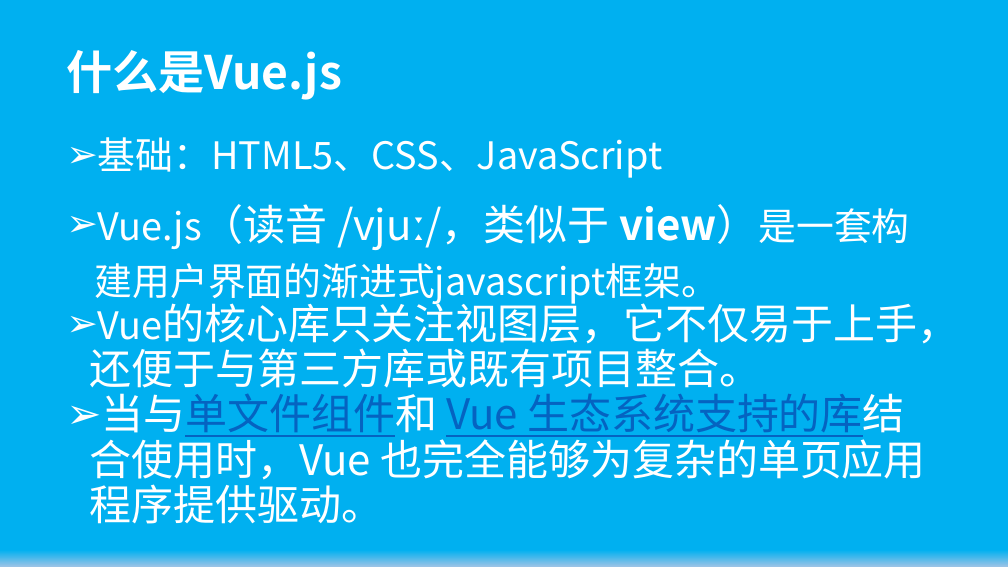
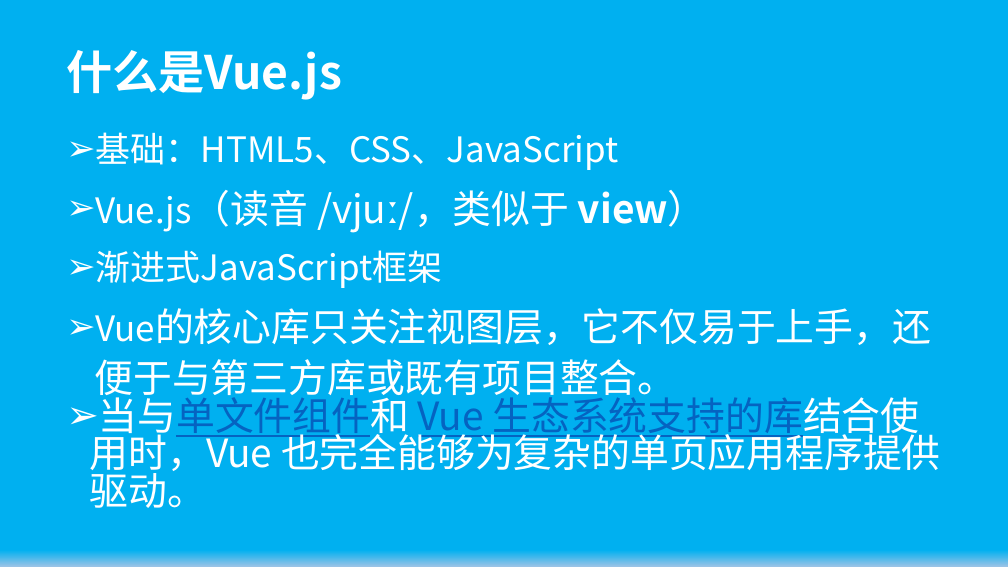
Before and after one commit to wugenshui/ppt, a slide deck: slide 3 of Vue/Vue.js基础.pptx. Drawn at 1008x567 pixels with LibreOffice and Linux fonts; fonts in the diff are those of the drawing. Boxes give left, top, right and bottom in pixels: in the first picture for what was removed or moved away, otherwise in the second. Text is boxed around its words. In the diff, an @@ line names an element or a change of style, - is before the commit and + after.

```diff
--- a/Vue/Vue.js基础.pptx
+++ b/Vue/Vue.js基础.pptx
@@ subtitle at [90, 132, 941, 508]: size 36 to 33.3 pt in "基础：HTML5、CSS、JavaScript", "Vue的核心库只关注视图层，它不仅易于上手，还便于与第三方库或既有项目整合。"; size 40 to 37 pt in "Vue的核心库只关注视图层，它不仅易于上手，还便于与第三方库或既有项目整合。", "当与单文件组件和 Vue 生态系统支持的库结合使用时，Vue 也完全能够为复杂的单页应用程序提供驱动。"; line spacing 1.2 to 1.1; indent changed; line spacing 0.9 to 1.1; more space between paragraphs; line spacing 0.9 to 0.8 @@
@@ subtitle at [96, 190, 707, 288]: text changed; size 36 to 33.3 pt @@
-➢ Vue.js（读音 /vjuː/，类似于 view）是一套构建用户界面的渐进式javascript框架。
+➢ Vue.js（读音 /vjuː/，类似于 view）
+➢ 渐进式JavaScript框架
```
Also in this commit, not shown: 4 other slides changed, 7 slides added, 1 other file.
